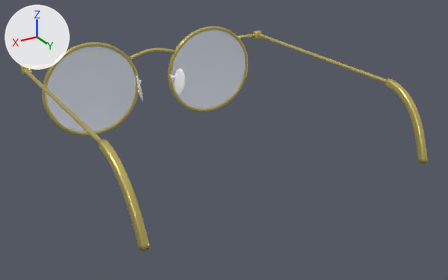
Two versions of the glTF model public/assets/frames/FR-0002.glb, one commit apart.
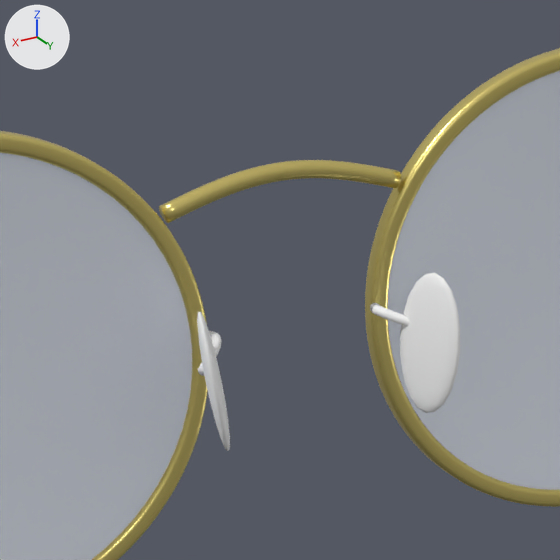
Each version is shown whole from a 50 mm lens placed at (130.9, 285.9, 97.8), pointed at (-1.3, 65.5, -12.4), then close up on the part from 22% to 45% of the width and 7% to 43% of the height. The axes (+X, +Y, +Z) are drawn at upper left. The lights are the same throughout. The older version's two pictures come first. Where no turn or scale is listed for an object, it has been applied to the vertices.

Objects in the first close-up: 'frame_front', 'lens_L', 'lens_R', 'nose_pads'.
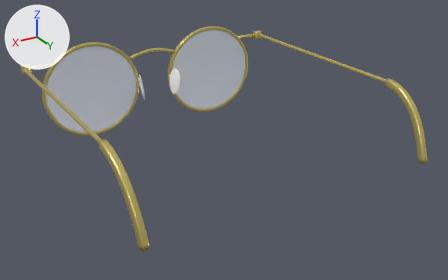
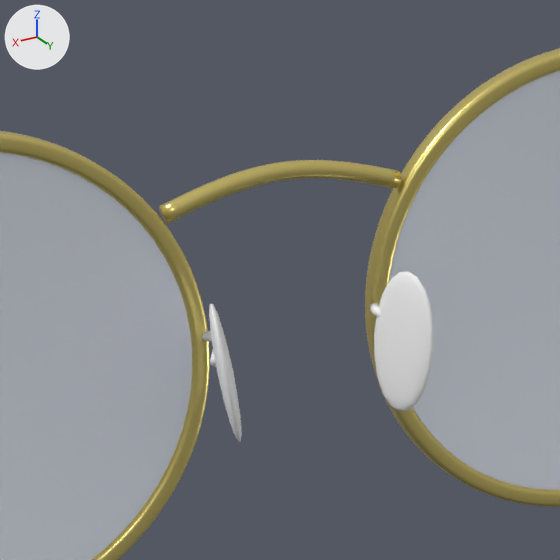
The newer file is also turned or shifted as a whole; pictures and numbers use the older file's frame.

The change, as a list of edits to the scene's bpy script:
```text
Change me_nose_pads:
    used by ob_nose_pads; location = (0.0, 0.0, 0.0)
    remove me_nose_pads.from_pydata(...)  # 1636 vertices, 3256 faces; spans x -13.3..13.3, y -5.2..6.8, z -10.9..2.9
    add me_nose_pads.from_pydata(...)  # 1636 vertices, 3256 faces; spans x -11.3..11.3, y -5.2..5.0, z -10.9..2.9
    me_nose_pads part 1: the loose piece of 146 vertices spanning x -13.3..-9.7, y -0.8..6.8, z -10.9..2.9 is moved by (2.0, -1.8, 0.0)
    me_nose_pads part 2: the loose piece of 146 vertices spanning x 9.7..13.3, y -0.8..6.8, z -10.9..2.9 is moved by (-2.0, -1.8, 0.0)
    me_nose_pads part 3: 410 of 1636 vertices moved; they spanned x -12.7..-8.2, y -3.3..2.7, z -3.5..-1.2 and now span x -10.7..-8.1, y -3.4..1.0, z -3.5..-1.2; mean shift (1.1, -1.0, 0.0); largest move (-12.1, 2.4, -3.5) -> (-10.0, 0.6, -3.4)
    me_nose_pads part 4: 410 of 1636 vertices moved; they spanned x 8.2..12.7, y -3.3..2.7, z -3.5..-1.2 and now span x 8.1..10.7, y -3.4..1.0, z -3.5..-1.2; mean shift (-1.1, -1.0, 0.0); largest move (12.1, 2.4, -3.5) -> (10.0, 0.6, -3.4)
```

Location of each change, [x1, y1, x2, y2] in pixels of the close-ups (560 x 560 px; the box of a moved part takes in the faces that stretch with it):
'nose_pads', reshaped (12% narrower)
    before: [197, 273, 460, 451]
    after: [202, 271, 434, 442]
part 1 of me_nose_pads, moved or reshaped
    before: [400, 273, 460, 413]
    after: [374, 271, 434, 411]
part 2 of me_nose_pads, moved or reshaped
    before: [197, 312, 230, 451]
    after: [209, 304, 242, 442]
part 3 of me_nose_pads, moved or reshaped (mostly hidden afterwards)
    before: [370, 303, 410, 326]
    after: [370, 303, 381, 317]
part 4 of me_nose_pads, moved or reshaped
    before: [198, 331, 222, 376]
    after: [208, 331, 216, 367]
